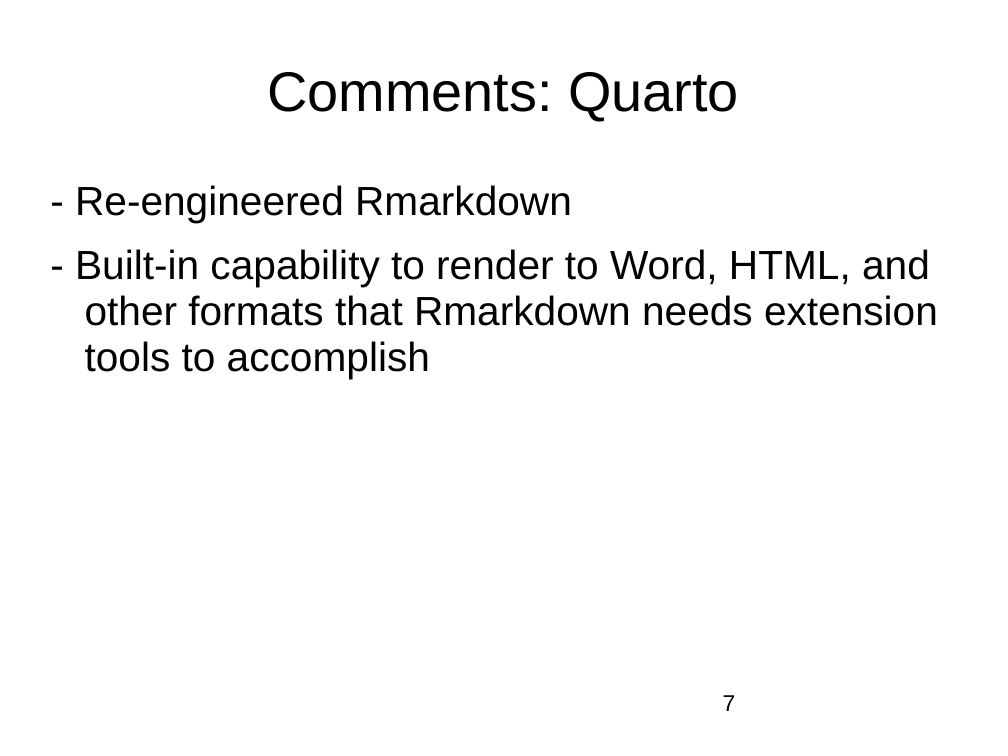
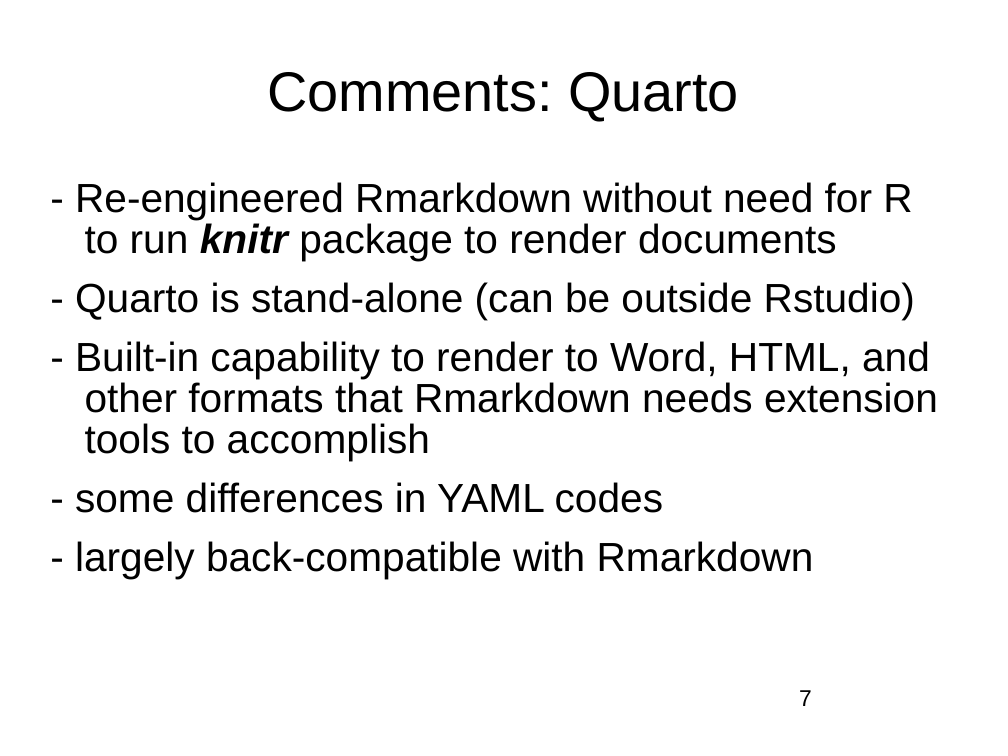
Before and after one commit to nashjc/Partridges, a slide deck: slide 7 of LinuxOttawa20260108.odp. Drawn at 1008x756 pixels with LibreOffice and Linux fonts; fonts in the diff are those of the drawing; background and template pictures are left out. Boxes give left, top, right and bottom in pixels: in the first picture for what was removed or moved away, otherwise in the second. Text is boxed around its words. In the diff, an @@ line names an element or a change of style, - is before the commit and + after.

```diff
--- a/LinuxOttawa20260108.odp
+++ b/LinuxOttawa20260108.odp
@@ text at box(75, 182, 915, 319): text changed @@
-- Re-engineered Rmarkdown
+- Re-engineered Rmarkdown without need for R to run knitr package to render documents
+- Quarto is stand-alone (can be outside Rstudio)
@@ text at box(75, 341, 938, 460): line spacing 0.94 to 0.84 @@
@@ text at box(75, 482, 814, 578): paragraphs added @@
+- some differences in YAML codes
+- largely back-compatible with Rmarkdown
@@ page number: place and size @@
-page number at box(723, 695, 736, 711)
+page number at box(799, 690, 812, 706)
```
Also in this commit, not shown: 11 other slides changed.
